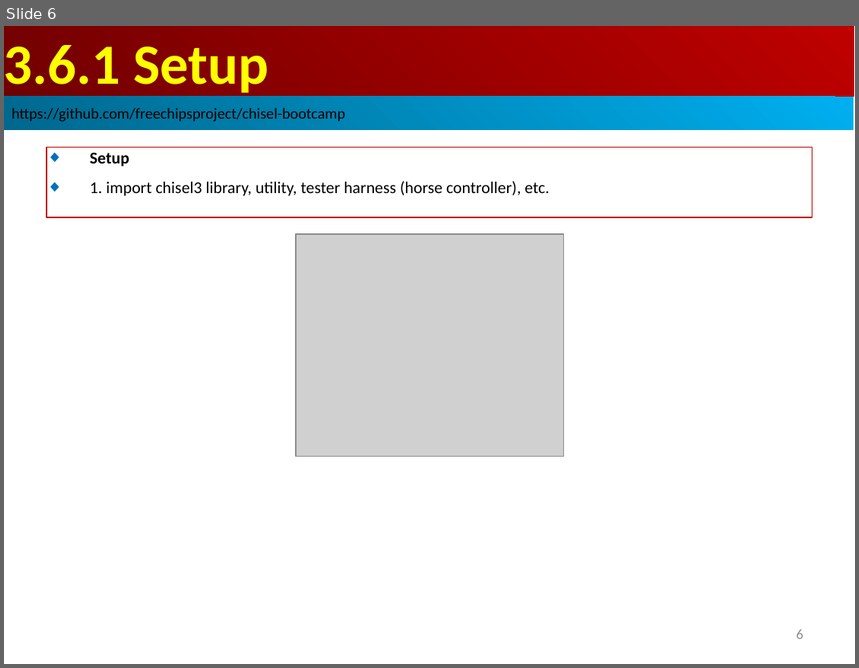
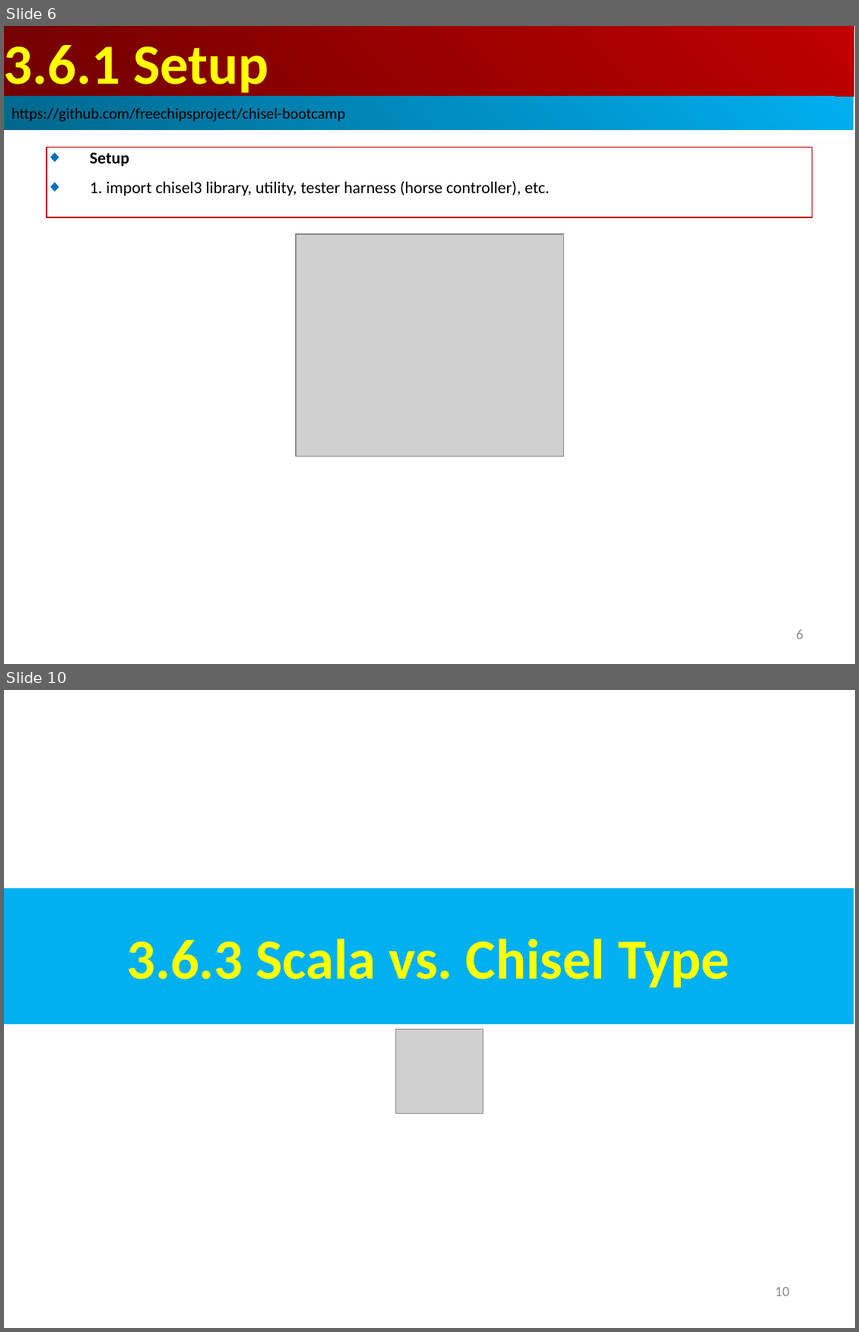
Before and after one commit to peterhchen/AIU_CS800_Chisel, a slide deck: 300_UCB_BC/003.6_Type/000_Video/003.6_Type.ppt. Shown one above the other, each under a label of ours: slide 6 before the commit, slides 6 and 10 after it; the slides between them are not shown. The pictures are 859x668 and 859x1332 pixels, drawn with LibreOffice and Linux fonts; fonts in the diff are those of the drawing; grey boxes stand for pictures. Boxes give left, top, right and bottom in pixels: in the first picture for what was removed or moved away, otherwise in the second. Text is boxed around its words. In the diff, an @@ line names an element or a change of style, - is before the commit and + after.

```diff
--- a/300_UCB_BC/003.6_Type/000_Video/003.6_Type.ppt
+++ b/300_UCB_BC/003.6_Type/000_Video/003.6_Type.ppt
@@ slide 10 added at (x1=4, y1=690, x2=855, y2=1328), background #FFFFFF @@
@@ rectangle added at (x1=4, y1=888, x2=854, y2=1024), fill #00B0F0, 48 pt, text #FFFF00, bold @@
+3.6.3 Scala vs. Chisel Type
@@ picture added at (x1=396, y1=1030, x2=484, y2=1114) @@
@@ page number added at (x1=775, y1=1287, x2=790, y2=1296), 12 pt, text #8B8B8B @@
+10
```
Also in this commit, not shown: 25 other slides added.
